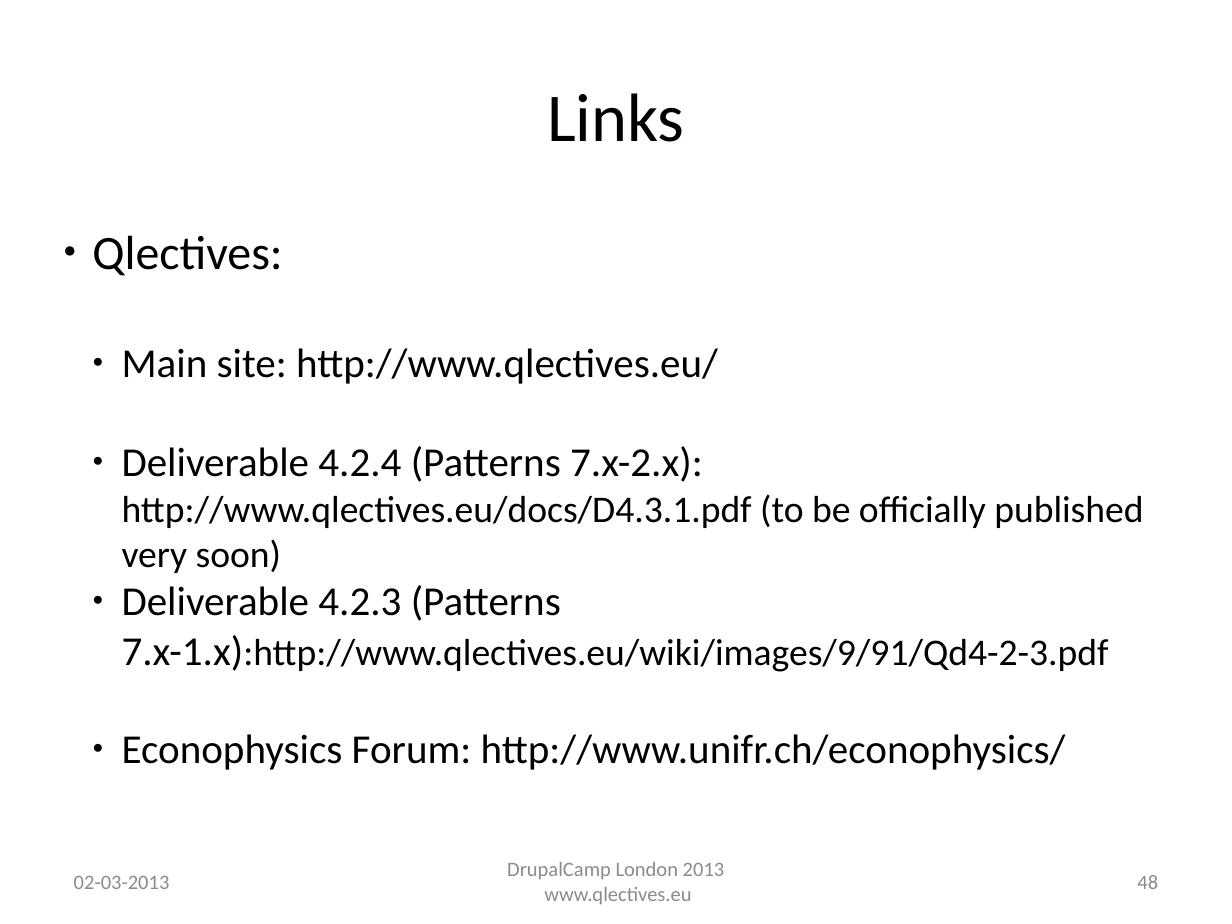
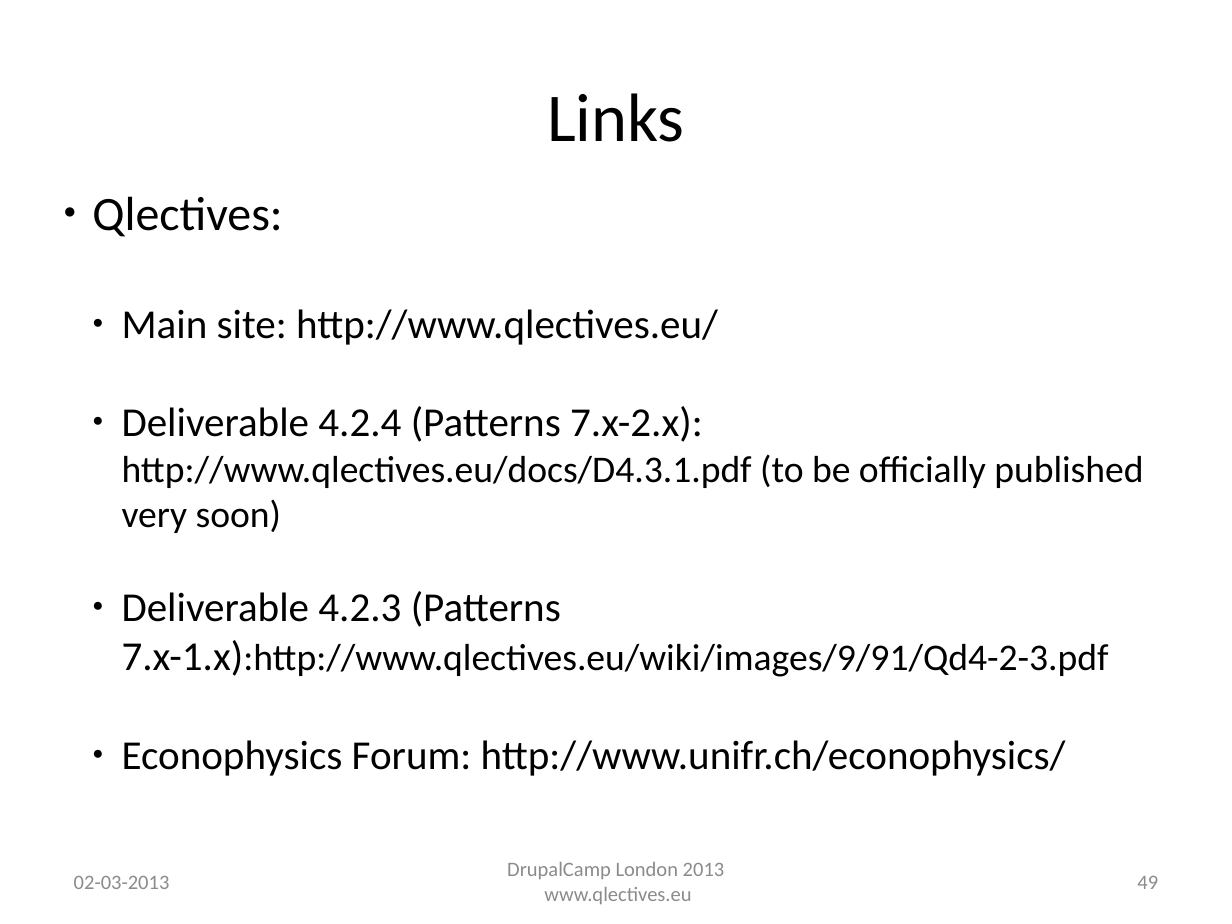
Before and after one commit to QScience/dc-slides, a slide deck: slide 49 of dclondon2013/patterns_dclondon2013.odp (slide 48 before the commit). Drawn at 1232x924 pixels with LibreOffice and Linux fonts; fonts in the diff are those of the drawing; background and template pictures are left out. Boxes give left, top, right and bottom in pixels: in the first picture for what was removed or moved away, otherwise in the second. Text is boxed around its words. In the diff, an @@ line names an element or a change of style, - is before the commit and + after.

```diff
--- a/dclondon2013/patterns_dclondon2013.odp
+++ b/dclondon2013/patterns_dclondon2013.odp
@@ text "Qlectives:" rewrapped from (92,235,1143,770) to (92,196,1143,776) @@
@@ page number at (1137,876,1158,889): text changed @@
-48
+49
```
Also in this commit, not shown: 15 other slides changed, 1 slide added, 3 other files.
